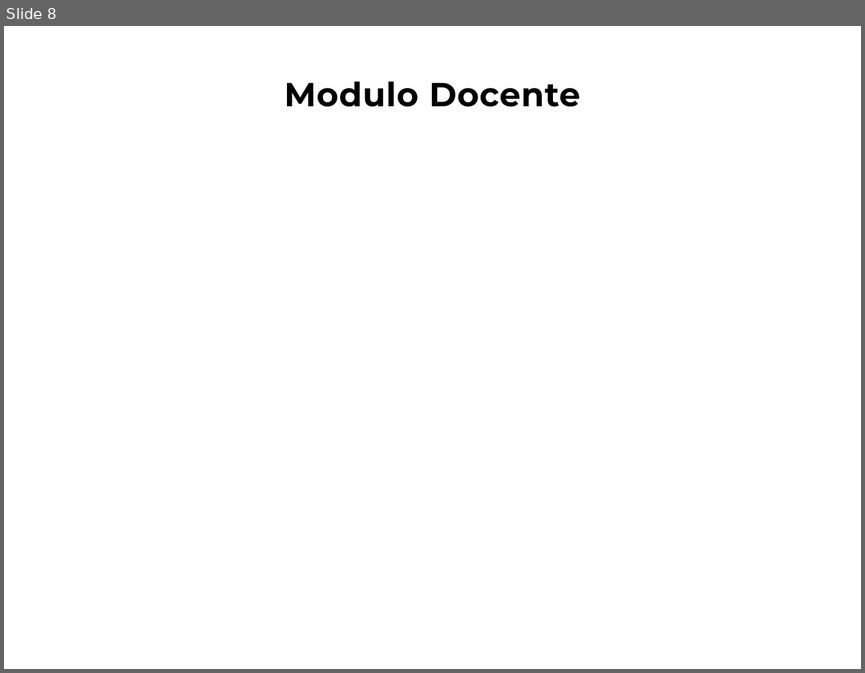
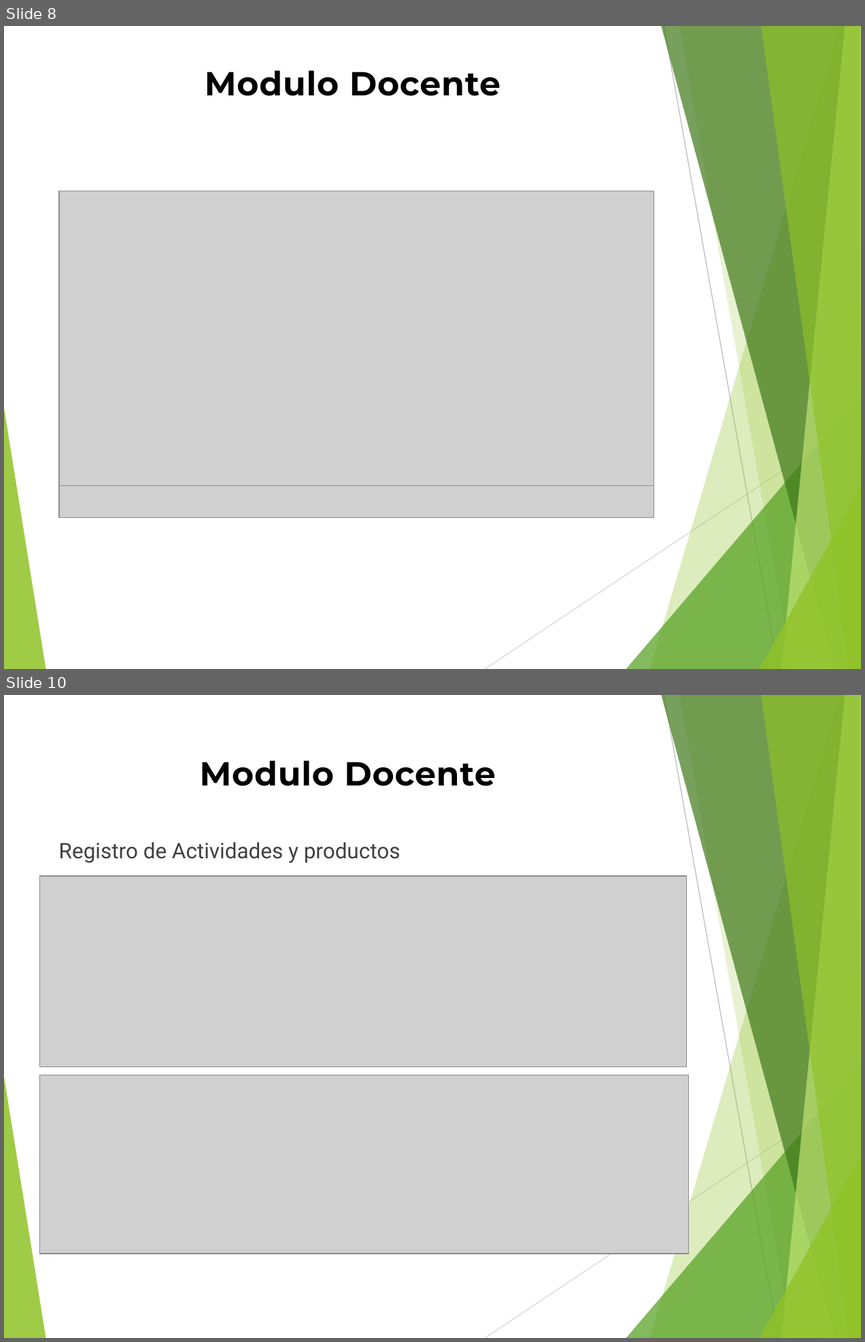
Before and after one commit to andy645jh/ProyectoGrado, a slide deck: extras/docs/rdc_presentacion.pptx. Shown one above the other, each under a label of ours: slide 8 before the commit, slides 8 and 10 after it; the slides between them are not shown. The pictures are 865x673 and 865x1342 pixels, drawn with LibreOffice and Linux fonts; fonts in the diff are those of the drawing; grey boxes stand for pictures. Boxes give left, top, right and bottom in pixels: in the first picture for what was removed or moved away, otherwise in the second. Text is boxed around its words. In the diff, an @@ line names an element or a change of style, - is before the commit and + after.

```diff
--- a/extras/docs/rdc_presentacion.pptx
+++ b/extras/docs/rdc_presentacion.pptx
@@ slide 10 added at box(4, 695, 861, 1338), background #FFFFFF; not listed: 10 template elements that a slide beside it also shows @@
@@ text added at box(200, 760, 495, 786), 28 pt, text #000000, bold @@
+Modulo Docente
@@ text added at box(59, 842, 400, 863), 18 pt, text #404040 @@
+Registro de Actividades y productos
@@ picture added at box(40, 876, 687, 1067) @@
@@ picture added at box(40, 1074, 689, 1254) @@
@@ slide 8 changed as well @@
@@ text "Modulo Docente": place and size @@
-text "Modulo Docente" at box(284, 81, 580, 107)
+text "Modulo Docente" at box(205, 70, 500, 96)
@@ picture added at box(59, 191, 653, 485) @@
@@ picture added at box(59, 485, 653, 517) @@
@@ group added at box(4, 26, 861, 669): 8 freeform shapes, 2 lines @@
```
Also in this commit, not shown: 8 other slides changed, 8 other slides added, 5 slides removed.
